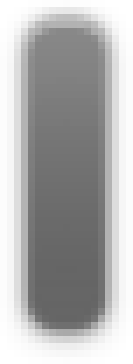
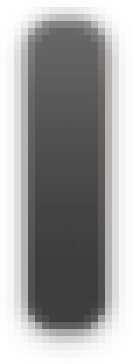
Revision of a layered (133, 364) image; what changed, layer by layer:
pixels changed over (28, 21, 105, 329) (layer not identified)
